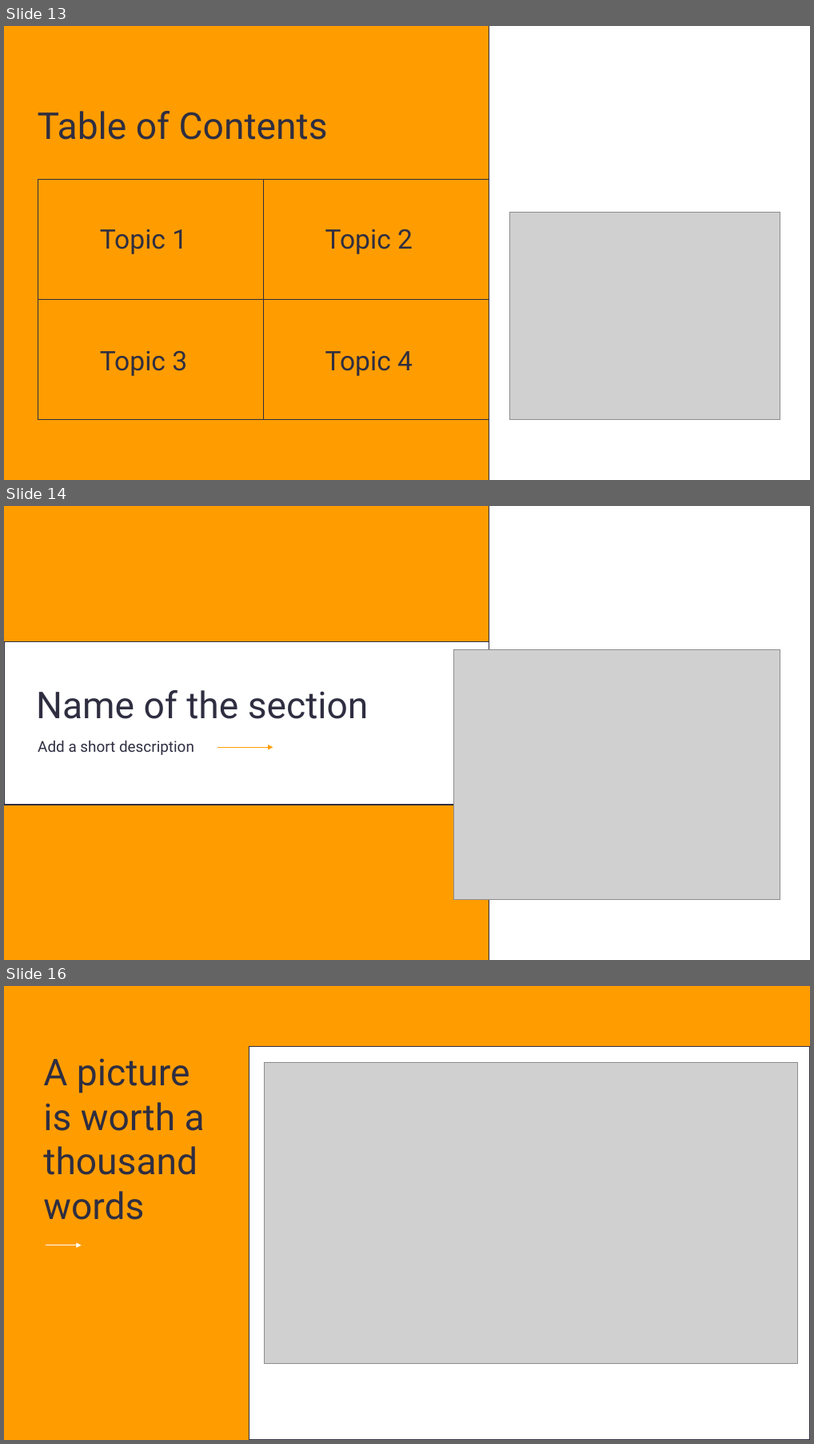
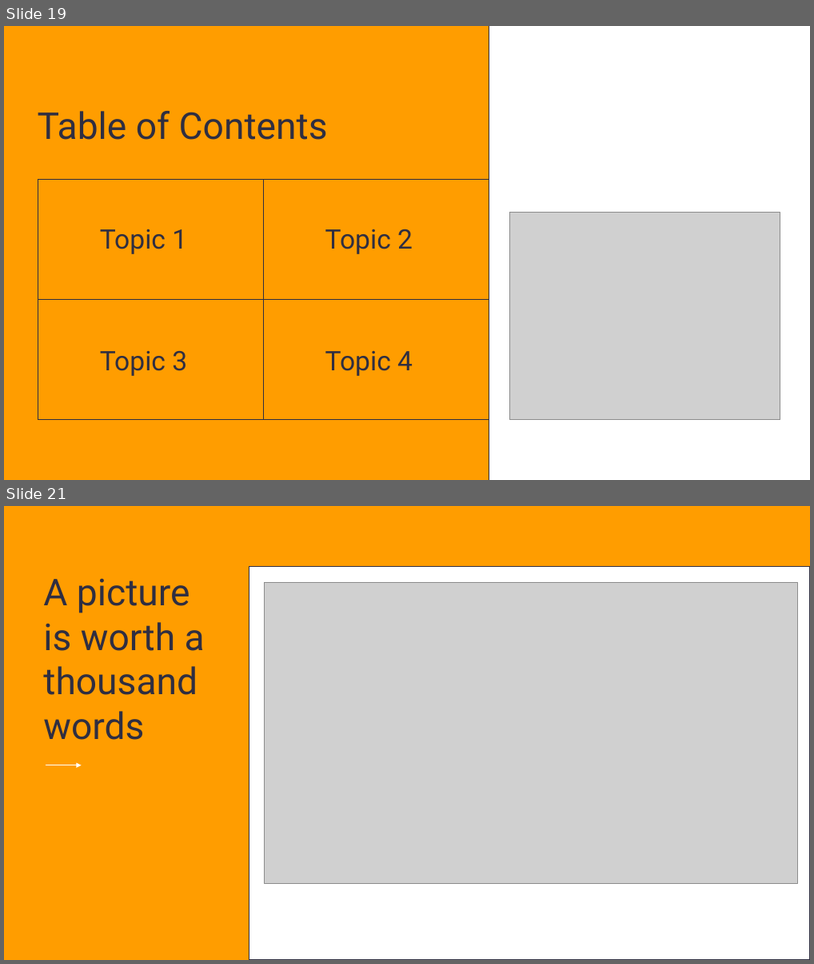
Before and after one commit to AbdessamadAbdaoui/Presentation_Git, a slide deck: presentation_Git.pptx. Shown one above the other, each under a label of ours: slides 13, 14 and 16 before the commit, slides 19 and 21 after it; the slides between them are not shown. The pictures are 814x1444 and 814x964 pixels, drawn with LibreOffice and Linux fonts; fonts in the diff are those of the drawing; grey boxes stand for pictures. Boxes give left, top, right and bottom in pixels: in the first picture for what was removed or moved away, otherwise in the second. Text is boxed around its words. In the diff, an @@ line names an element or a change of style, - is before the commit and + after.

```diff
--- a/presentation_Git.pptx
+++ b/presentation_Git.pptx
@@ slide 14 removed at box(4, 506, 810, 960), background #FF9D00 @@
@@ rectangle removed at box(489, 506, 810, 960) @@
@@ line removed from (489, 506) to (489, 960) @@
@@ rectangle removed at box(4, 641, 489, 805) @@
@@ picture removed at box(454, 649, 781, 900) @@
@@ text removed at box(36, 690, 369, 719) @@
-Name of the section
@@ text removed at box(38, 740, 194, 755) @@
-Add a short description
@@ arrow removed from (218, 748) to (274, 748) @@
@@ what was slide 13 is now slide 19 @@
@@ what was slide 16 is now slide 21 @@
```
Also in this commit, not shown: 4 slides changed, 7 slides added, 1 other slide removed.
